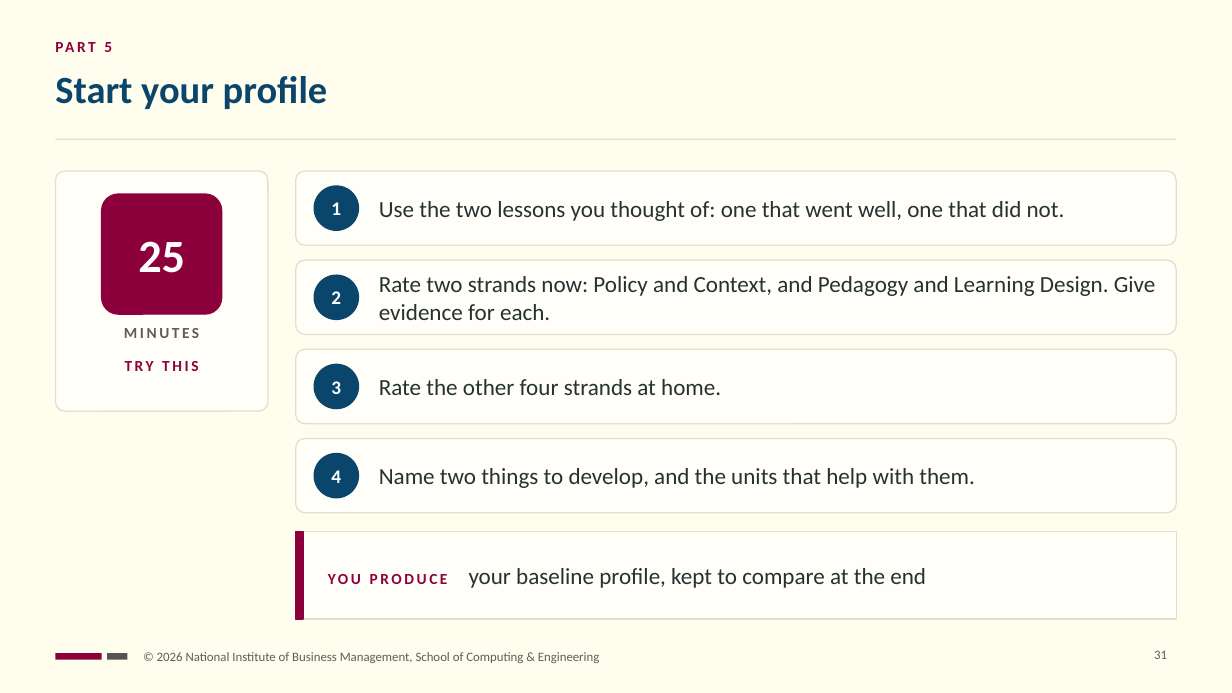
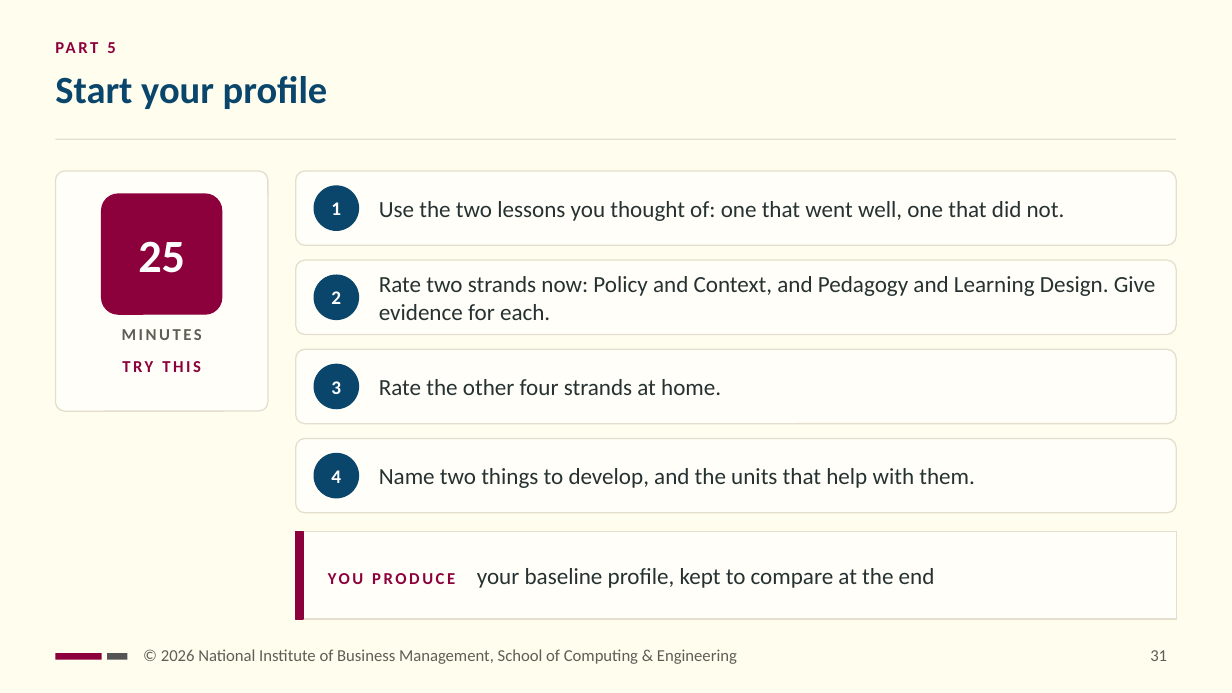
Before and after one commit to NIBM-SOCE/NCIT-E, a slide deck: slide 31 of sessions/s01/slides/ncit-e-s01-orientation.pptx. Drawn at 1232x693 pixels with LibreOffice and Linux fonts; fonts in the diff are those of the drawing. Boxes give left, top, right and bottom in pixels: in the first picture for what was removed or moved away, otherwise in the second. Text is boxed around its words. In the diff, an @@ line names an element or a change of style, - is before the commit and + after.

```diff
--- a/sessions/s01/slides/ncit-e-s01-orientation.pptx
+++ b/sessions/s01/slides/ncit-e-s01-orientation.pptx
@@ size 12 to 13 pt in 3 elements at (x1=107, y1=42, x2=115, y2=53), (x1=122, y1=329, x2=202, y2=340), (x1=122, y1=361, x2=201, y2=372) @@
@@ text "YOU PRODUCE your baseline profile, ..." at (x1=477, y1=568, x2=935, y2=588): size 12 to 13 pt in "YOU PRODUCE" @@
@@ text "© 2026 National Institute of ..." at (x1=161, y1=649, x2=737, y2=664): size 10 to 13 pt @@
@@ page number at (x1=1150, y1=650, x2=1167, y2=661): size 10 to 13 pt @@
```
Also in this commit, not shown: 32 other slides changed, 41 other files.
